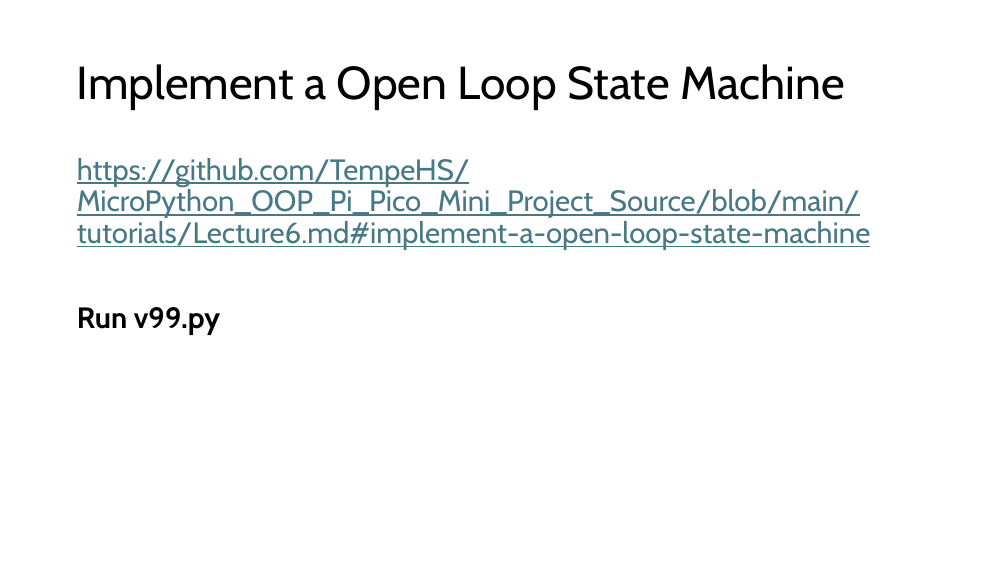
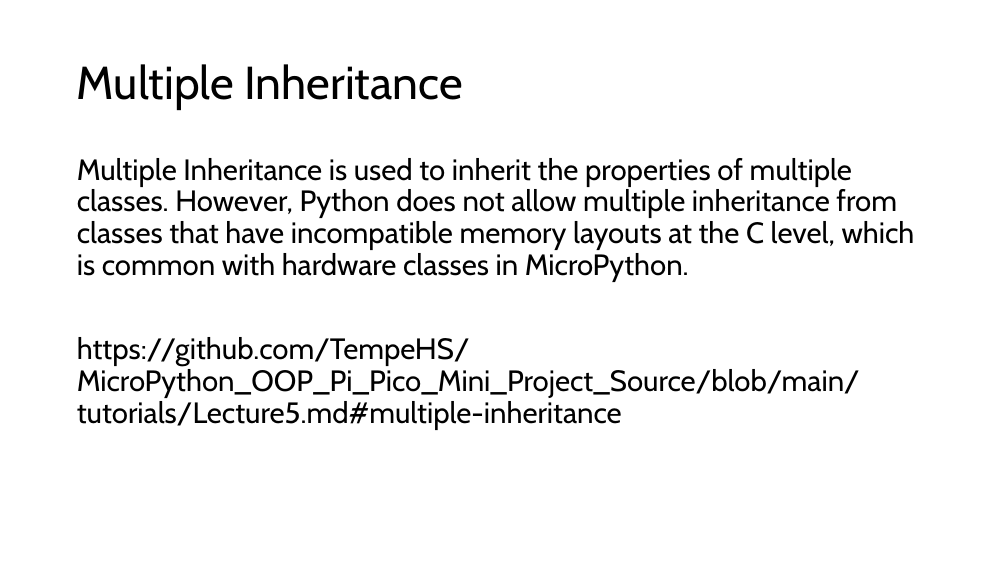
Before and after one commit to TempeHS/MicroPython_OOP_Pi_Pico_Mini_Project_Source, a slide deck: slide 5 of tutorials/presentations/Lecture6.pptx (slide 7 before the commit). Drawn at 1008x567 pixels with LibreOffice and Linux fonts; fonts in the diff are those of the drawing. Boxes give left, top, right and bottom in pixels: in the first picture for what was removed or moved away, otherwise in the second. Text is boxed around its words. In the diff, an @@ line names an element or a change of style, - is before the commit and + after.

```diff
--- a/tutorials/presentations/Lecture6.pptx
+++ b/tutorials/presentations/Lecture6.pptx
@@ title at (77, 64, 462, 110): text changed @@
-Implement a Open Loop State Machine
+Multiple Inheritance
@@ text at (77, 158, 915, 430): text changed; text colour #467886 to #000000 @@
-https://github.com/TempeHS/MicroPython_OOP_Pi_Pico_Mini_Project_Source/blob/main/tutorials/Lecture6.md#implement-a-open-loop-state-machine
-Run v99.py
+Multiple Inheritance is used to inherit the properties of multiple classes. However, Python does not allow multiple inheritance from classes that have incompatible memory layouts at the C level, which is common with hardware classes in MicroPython.
+https://github.com/TempeHS/MicroPython_OOP_Pi_Pico_Mini_Project_Source/blob/main/tutorials/Lecture5.md#multiple-inheritance
```
Also in this commit, not shown: 2 other slides changed, 2 slides added, 2 slides removed, 14 other files.
